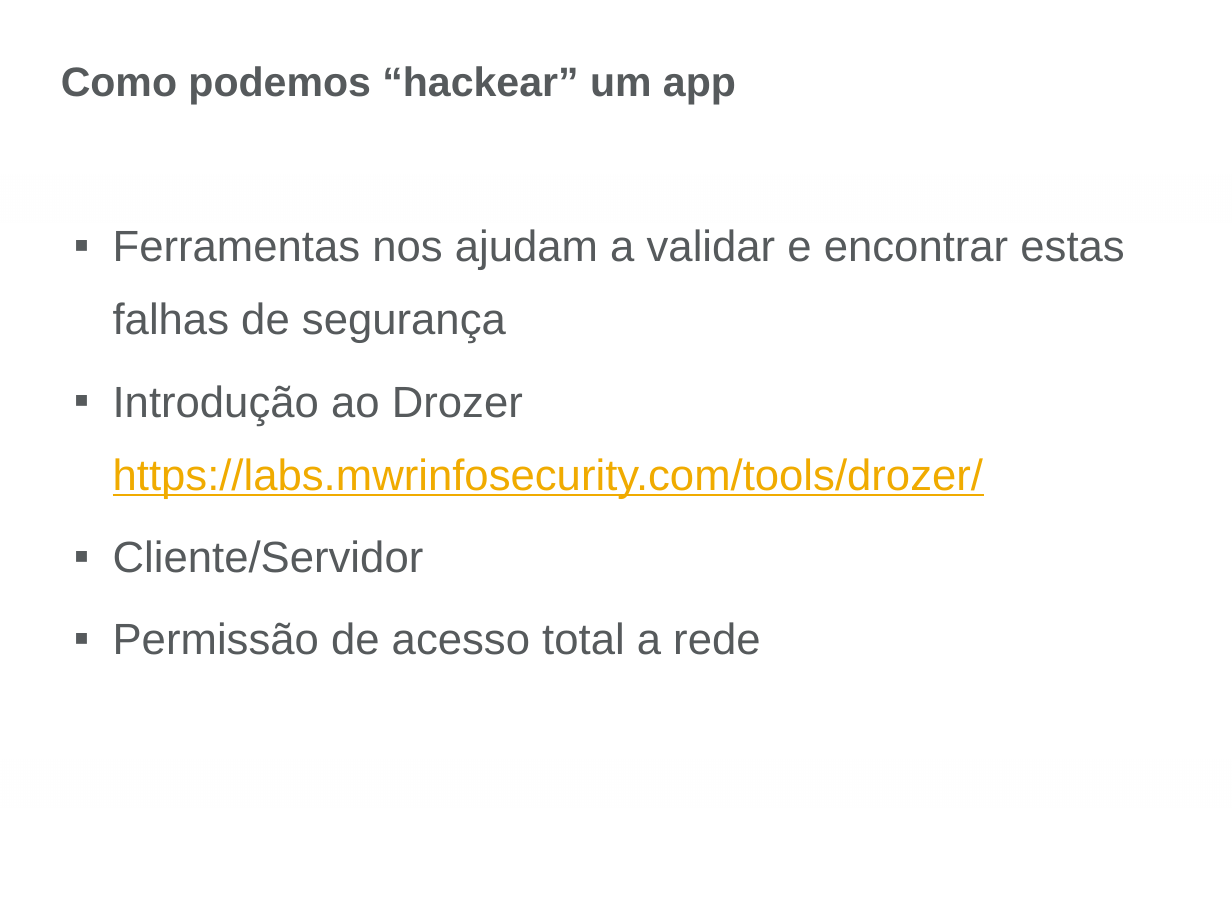
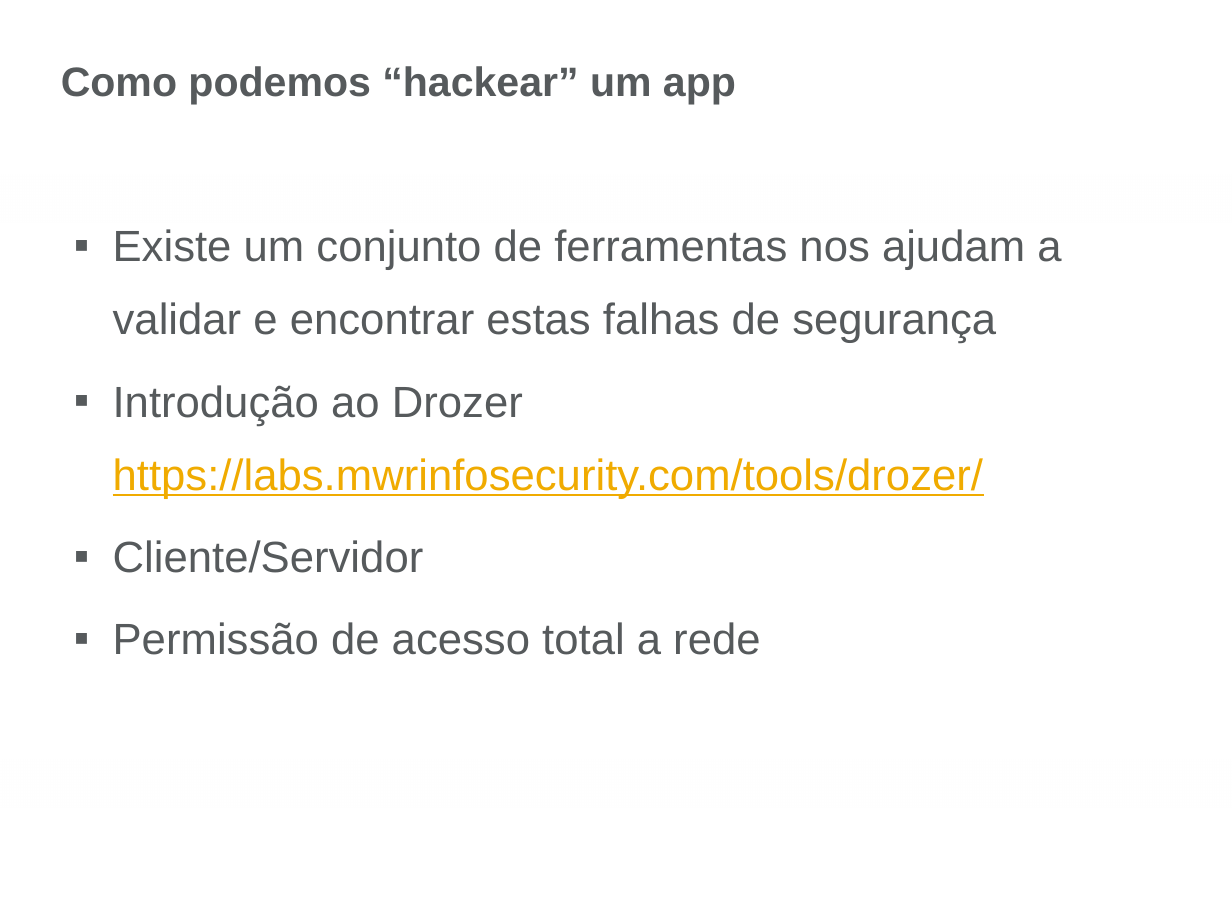
Before and after one commit to priscila225/SemanaDaComputacao, a slide deck: slide 15 of Inatel - Seguranca em dispositivos Android.pptx. Drawn at 1232x924 pixels with LibreOffice and Linux fonts; fonts in the diff are those of the drawing; background and template pictures are left out. Boxes give left, top, right and bottom in pixels: in the first picture for what was removed or moved away, otherwise in the second. Text is boxed around its words. In the diff, an @@ line names an element or a change of style, - is before the commit and + after.

```diff
--- a/Inatel - Seguranca em dispositivos Android.pptx
+++ b/Inatel - Seguranca em dispositivos Android.pptx
@@ text at box(113, 229, 1061, 343): text changed @@
-▪ Ferramentas nos ajudam a validar e encontrar estas falhas de segurança
+▪ Existe um conjunto de ferramentas nos ajudam a validar e encontrar estas falhas de segurança
```
Also in this commit, not shown: 5 other slides changed.
